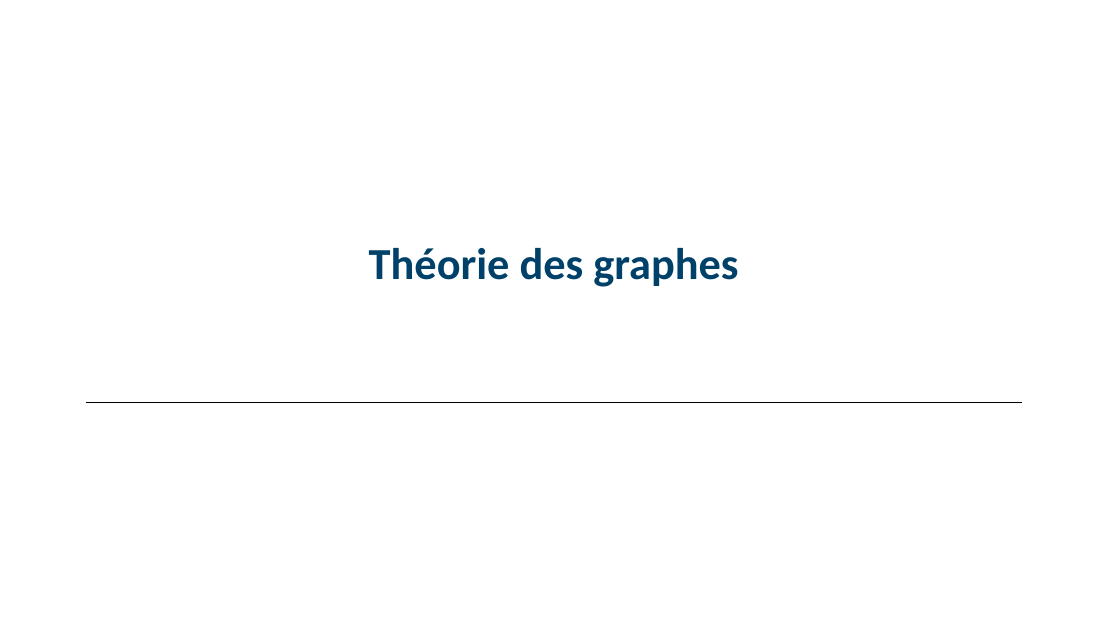
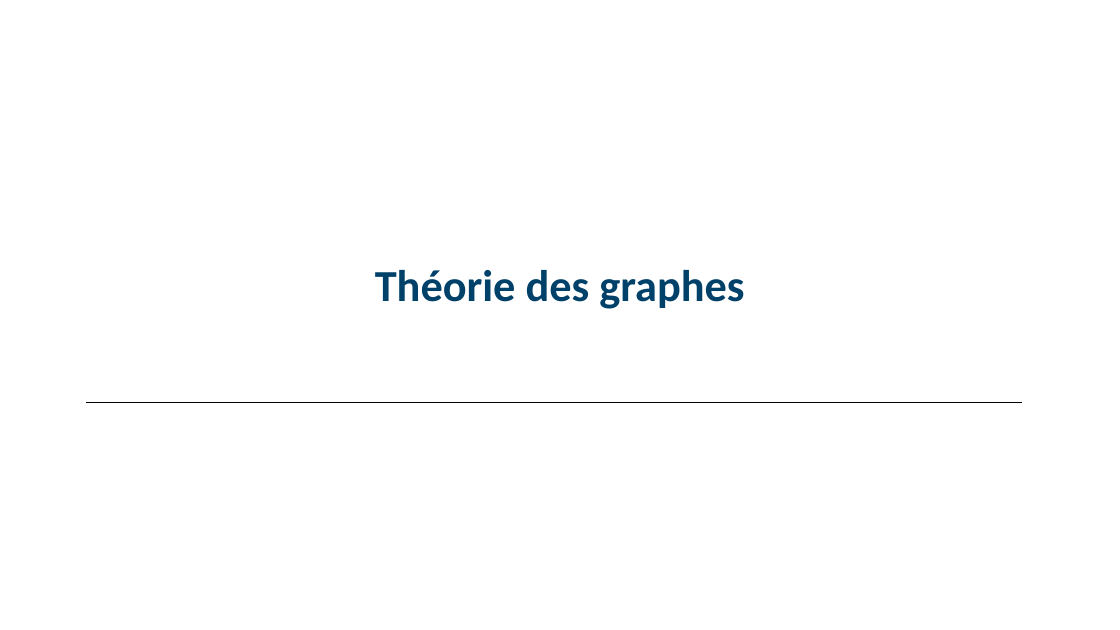
Before and after one commit to M-Berthelin/energy_mod_ISEL_MIX5, a slide deck: slide 7 of slides/3_Mod.pptx. Drawn at 1120x630 pixels with LibreOffice and Linux fonts; fonts in the diff are those of the drawing. Boxes give left, top, right and bottom in pixels: in the first picture for what was removed or moved away, otherwise in the second. Text is boxed around its words. In the diff, an @@ line names an element or a change of style, - is before the commit and + after.

```diff
--- a/slides/3_Mod.pptx
+++ b/slides/3_Mod.pptx
@@ title "Théorie des graphes": place and size @@
-title "Théorie des graphes" at box(369, 248, 738, 287)
+title "Théorie des graphes" at box(375, 270, 744, 309)
```
Also in this commit, not shown: 7 other slides changed, 2 other files.
